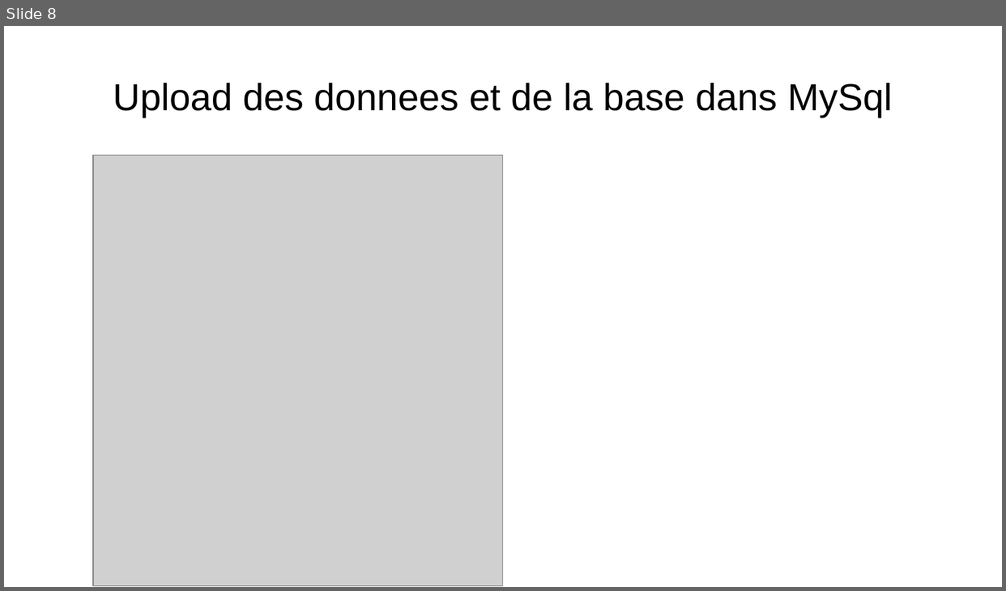
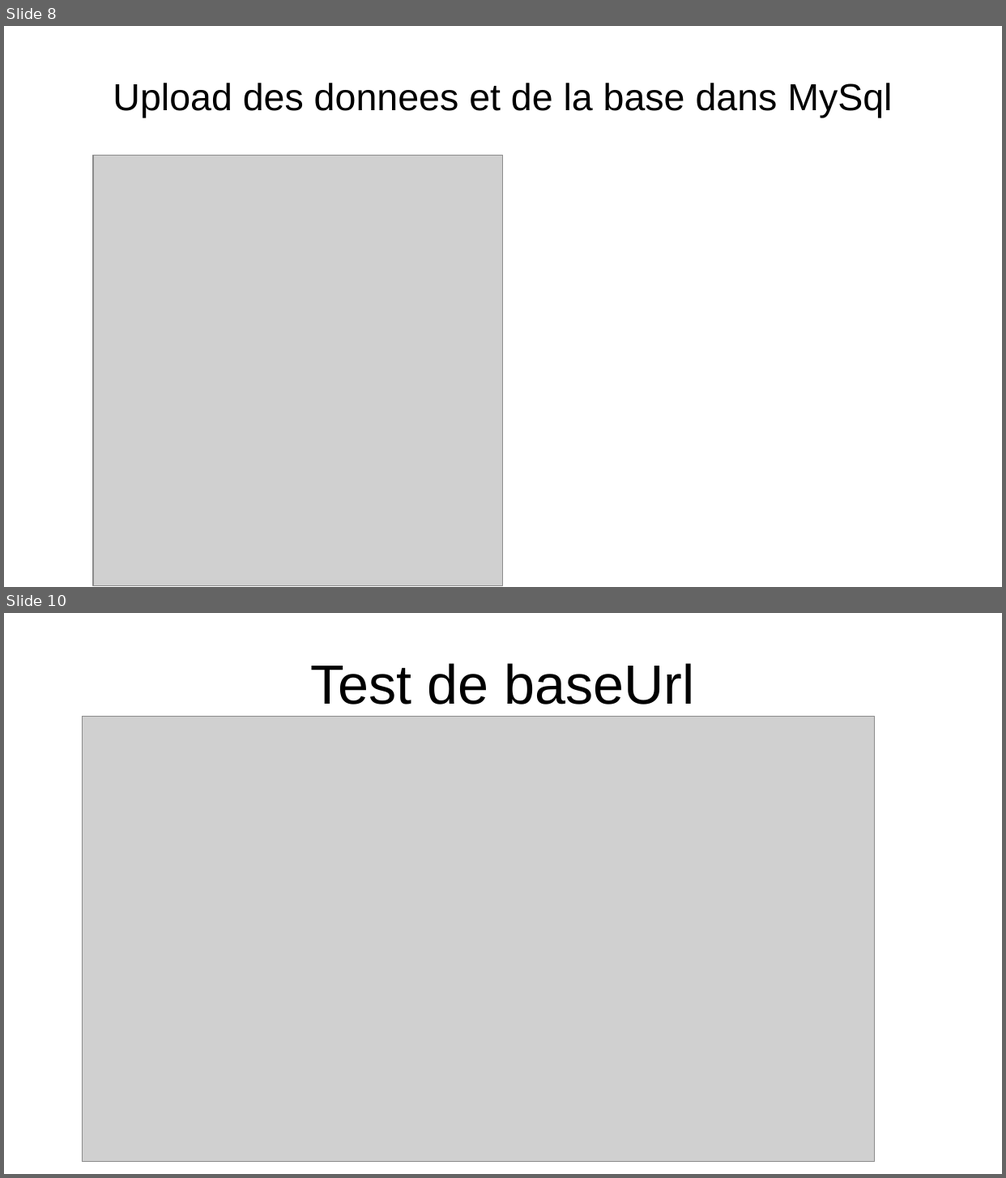
Before and after one commit to IARAKOTOARISON/ELECTION_AMERICAINE, a slide deck: ETAPES.odp. Shown one above the other, each under a label of ours: slide 8 before the commit, slides 8 and 10 after it; the slides between them are not shown. The pictures are 1006x591 and 1006x1178 pixels, drawn with LibreOffice and Linux fonts; fonts in the diff are those of the drawing; grey boxes stand for pictures. Boxes give left, top, right and bottom in pixels: in the first picture for what was removed or moved away, otherwise in the second. Text is boxed around its words. In the diff, an @@ line names an element or a change of style, - is before the commit and + after.

Commit message:
test de baseURL

```diff
--- a/ETAPES.odp
+++ b/ETAPES.odp
@@ slide 10 added at <box>4,613,1002,1174</box>, background #FFFFFF @@
@@ title added at <box>310,663,694,705</box>, 44 pt, text #000000 @@
+Test de baseUrl
@@ picture added at <box>83,716,875,1161</box> @@
```
Also in this commit, not shown: 8 other slides added, 2 other files.
